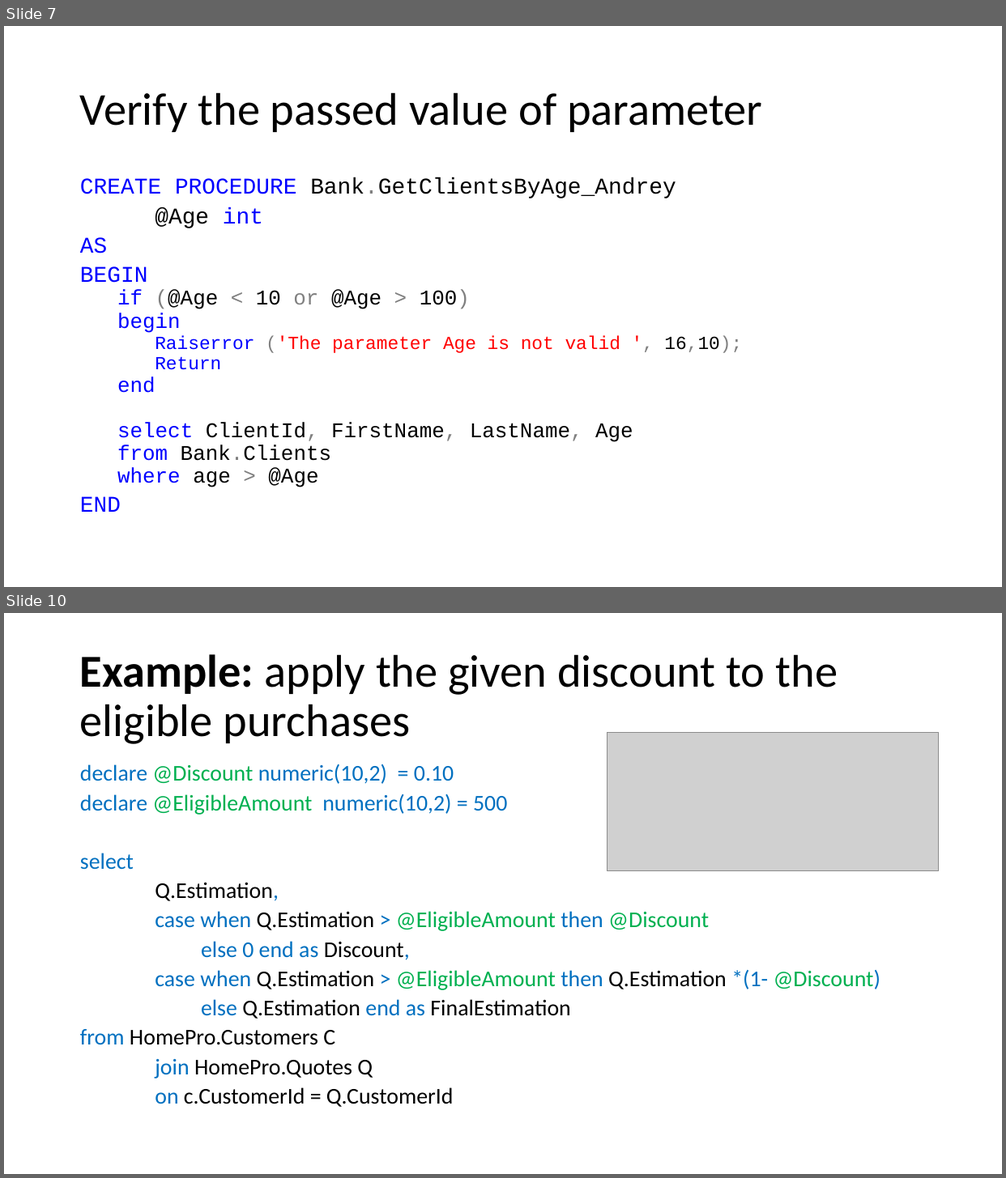
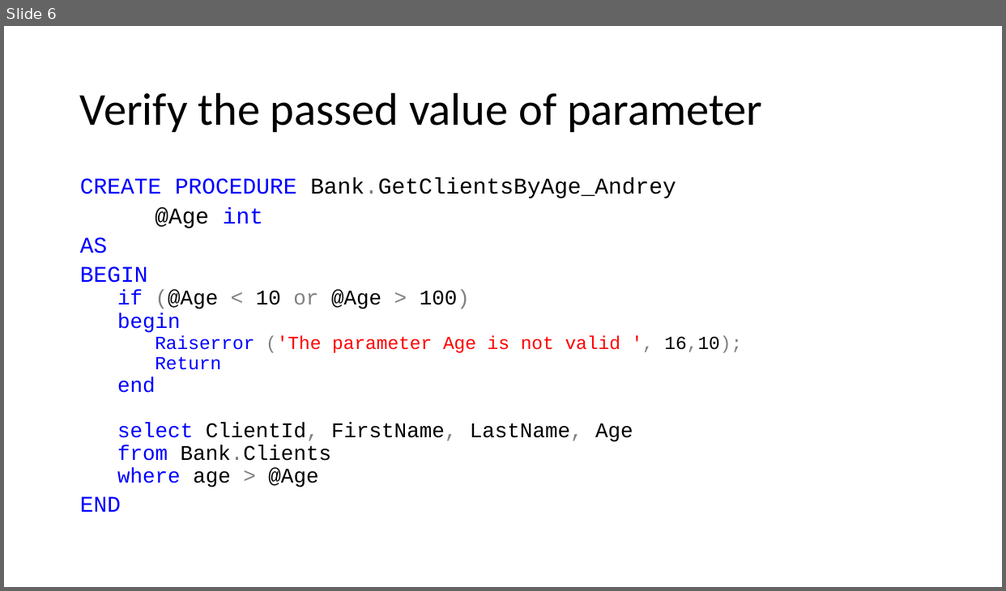
Before and after one commit to Andriisu/DatabaseLessons, a slide deck: Lesson3/StoredProcedures.pptx. Shown one above the other, each under a label of ours: slides 7 and 10 before the commit, slide 6 after it; the slides between them are not shown. The pictures are 1006x1178 and 1006x591 pixels, drawn with LibreOffice and Linux fonts; fonts in the diff are those of the drawing; grey boxes stand for pictures. Boxes give left, top, right and bottom in pixels: in the first picture for what was removed or moved away, otherwise in the second. Text is boxed around its words. In the diff, an @@ line names an element or a change of style, - is before the commit and + after.

```diff
--- a/Lesson3/StoredProcedures.pptx
+++ b/Lesson3/StoredProcedures.pptx
@@ slide 10 removed at <box>4,613,1002,1174</box>, background #FFFFFF @@
@@ title removed at <box>80,654,837,744</box> @@
-Example: apply the given discount to the eligible purchases
@@ picture removed at <box>607,733,939,871</box> @@
@@ text removed at <box>80,764,880,1107</box> @@
-declare @Discount numeric(10,2) = 0.10
-declare @EligibleAmount numeric(10,2) = 500
-select
-Q.Estimation,
-case when Q.Estimation > @EligibleAmount then @Discount
-else 0 end as Discount,
-case when Q.Estimation > @EligibleAmount then Q.Estimation *(1- @Discount)
-else Q.Estimation end as FinalEstimation
-from HomePro.Customers C
-join HomePro.Quotes Q
-on c.CustomerId = Q.CustomerId
@@ what was slide 7 is now slide 6 @@
```
Also in this commit, not shown: 3 other slides removed, 2 other files.
